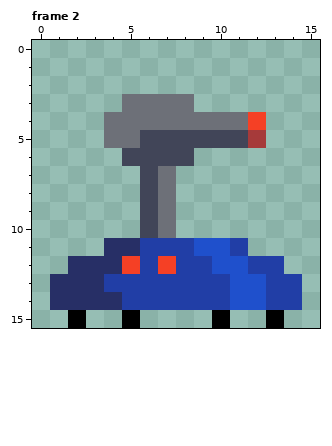
Pixel-art file, stored at Assets/Resources/Textures/Game/robots.aseprite. Above: the version before the commit.
16x16 pixels, 2 frames. Shown: frame 2. The commit also changed other frames, which this record leaves out.
And afterwards:
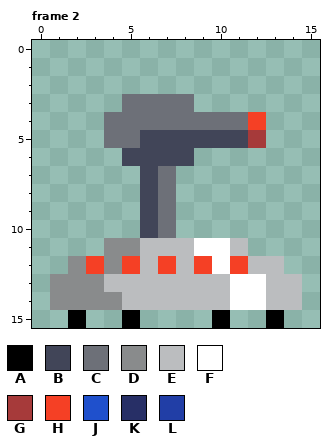
Palette (. is transparent): A #000000  B #414558  C #6d7078  D #898b8c  E #bbbdbf  F #ffffff  G #a63a3a  H #f54025  J #1f50cc  K #272f66  L #213ea6
Change:
--- frame 2
@@ x 0..15 @@
 10 ......BC........
-11 ....KKLLLJJL....
-12 ..KKKHLHLLJJLL..
-13 .KKKLLLLLLLJJLL.
-14 .KKKKLLLLLLJJLL.
+11 ....DDEEEFFE....
+12 ..DHDHEHEHFHEE..
+13 .DDDEEEEEEEFFEE.
+14 .DDDDEEEEEEFFEE.
 15 ..A..A....A..A..
Boxes around the changes in both pictures, in picture pixels (x1, y1, x2, y2):
changed: (50, 238, 302, 310)
